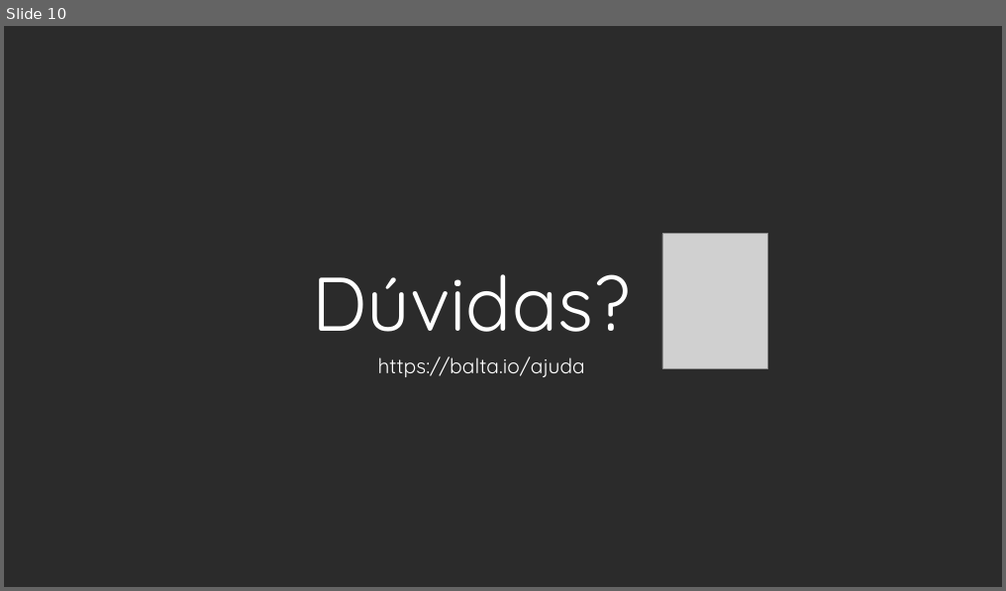
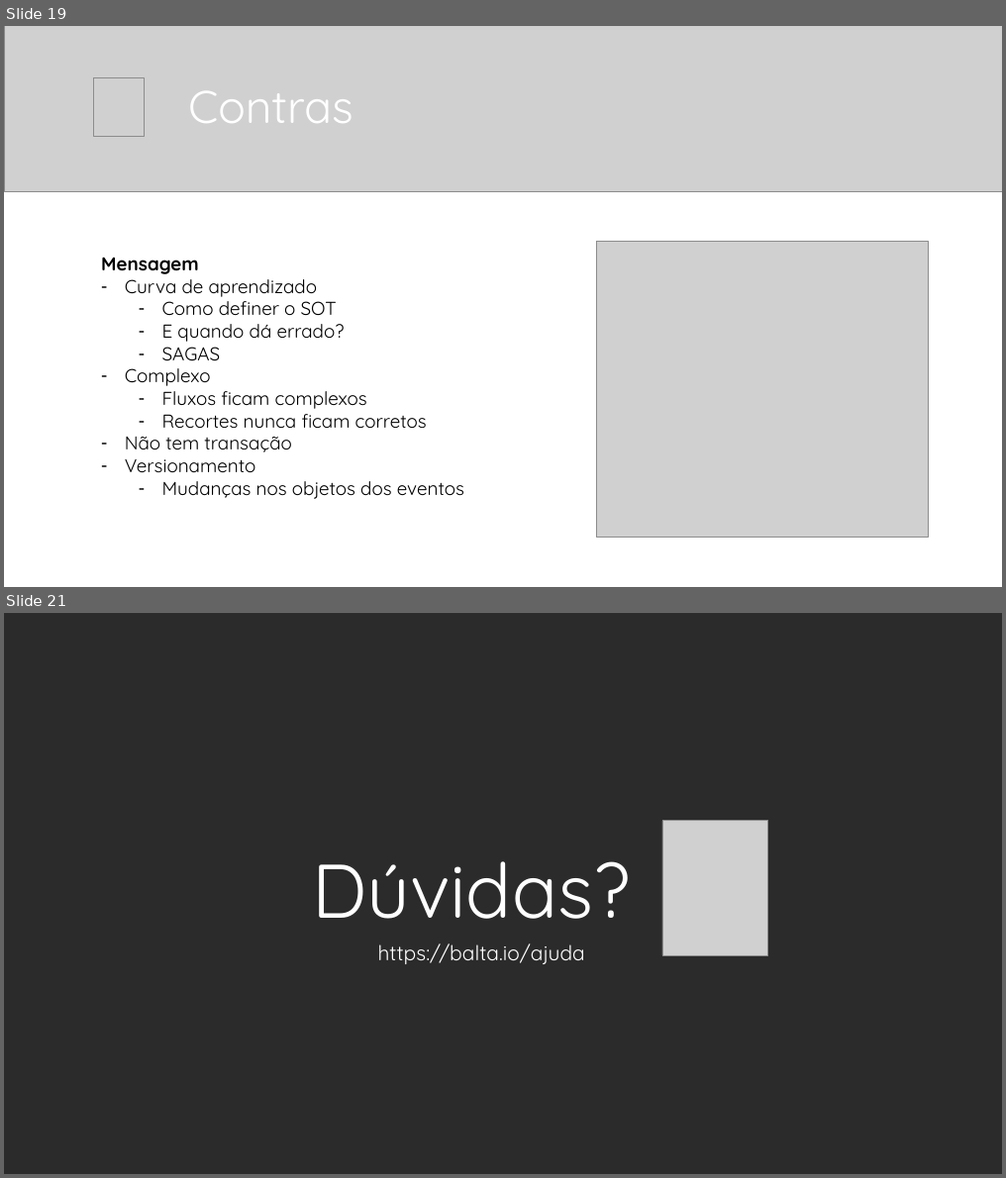
Before and after one commit to balta-io/2810, a slide deck: 2021-08-25_event-driven-architecture.pptx. Shown one above the other, each under a label of ours: slide 10 before the commit, slides 19 and 21 after it; the slides between them are not shown. The pictures are 1006x591 and 1006x1178 pixels, drawn with LibreOffice and Linux fonts; fonts in the diff are those of the drawing; grey boxes stand for pictures; background and template pictures are left out; a plain dark background stands for a picture behind light text. Boxes give left, top, right and bottom in pixels: in the first picture for what was removed or moved away, otherwise in the second. Text is boxed around its words. In the diff, an @@ line names an element or a change of style, - is before the commit and + after.

```diff
--- a/2021-08-25_event-driven-architecture.pptx
+++ b/2021-08-25_event-driven-architecture.pptx
@@ slide 19 added at <box>4,26,1002,587</box>, background #FFFFFF @@
@@ picture added at <box>4,26,1002,191</box> @@
@@ picture added at <box>94,78,144,136</box> @@
@@ title added at <box>188,91,353,123</box>, 44 pt, text #FFFFFF @@
+Contras
@@ text added at <box>101,257,464,499</box>, 18 pt, text #000000 @@
+Mensagem
+– Curva de aprendizado
+  – Como definer o SOT
+  – E quando dá errado?
+  – SAGAS
+– Complexo
+  – Fluxos ficam complexos
+  – Recortes nunca ficam corretos
+– Não tem transação
+– Versionamento
+  – Mudanças nos objetos dos eventos
@@ picture added at <box>596,242,928,537</box> @@
@@ what was slide 10 is now slide 21 @@
```
Also in this commit, not shown: 10 other slides added.
